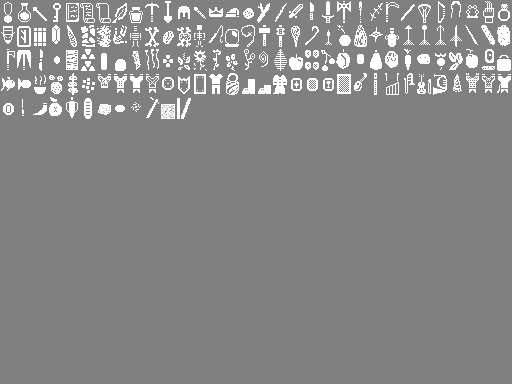
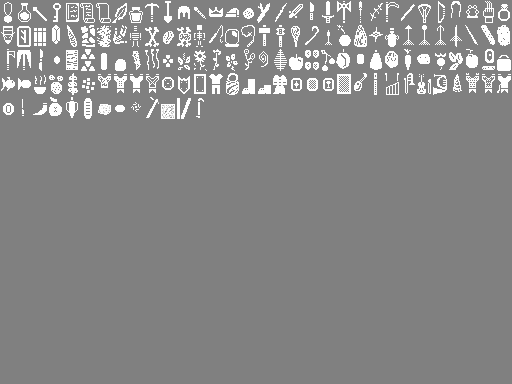
Two versions of the same layered image (512px x 384px). Layer-by-layer changes:
painted on "Background" over [196, 98, 204, 118]
